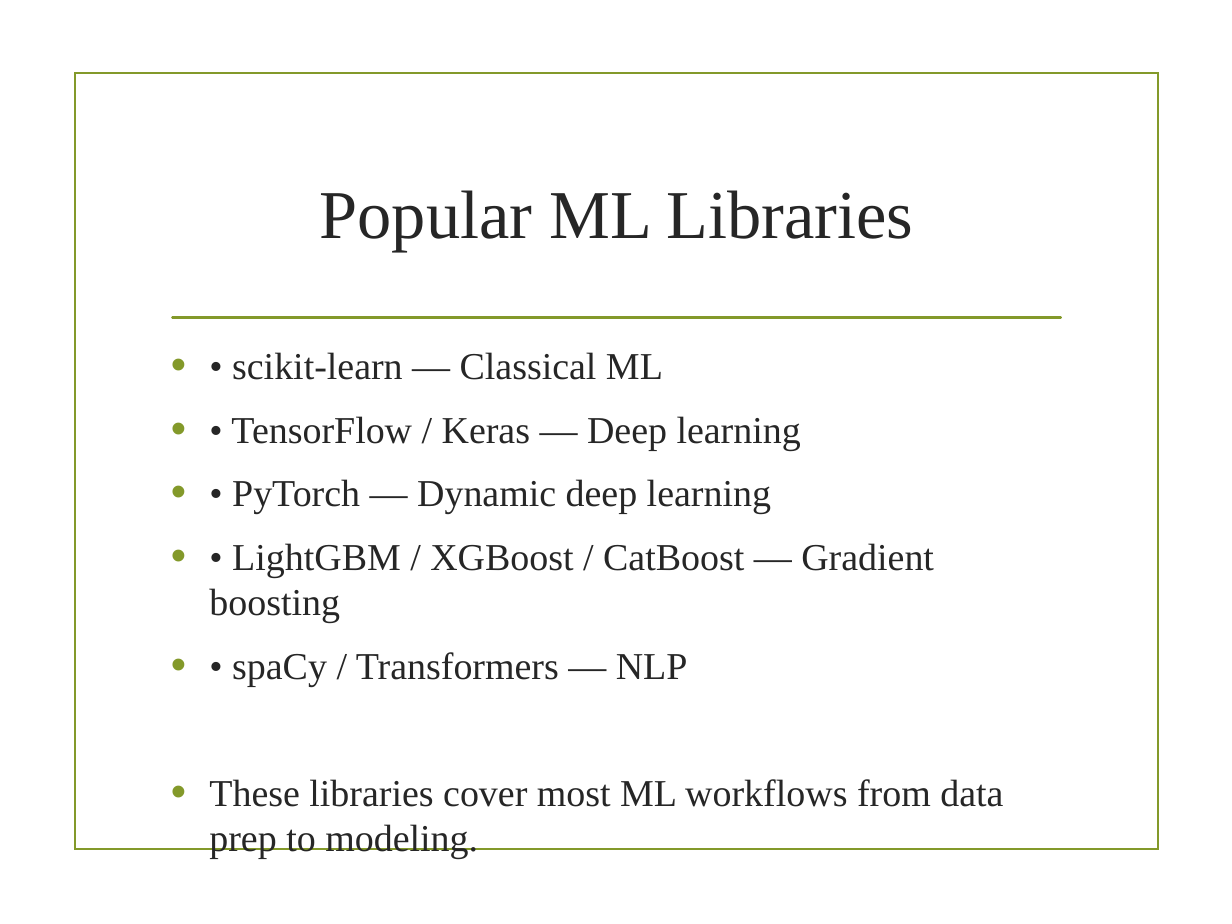
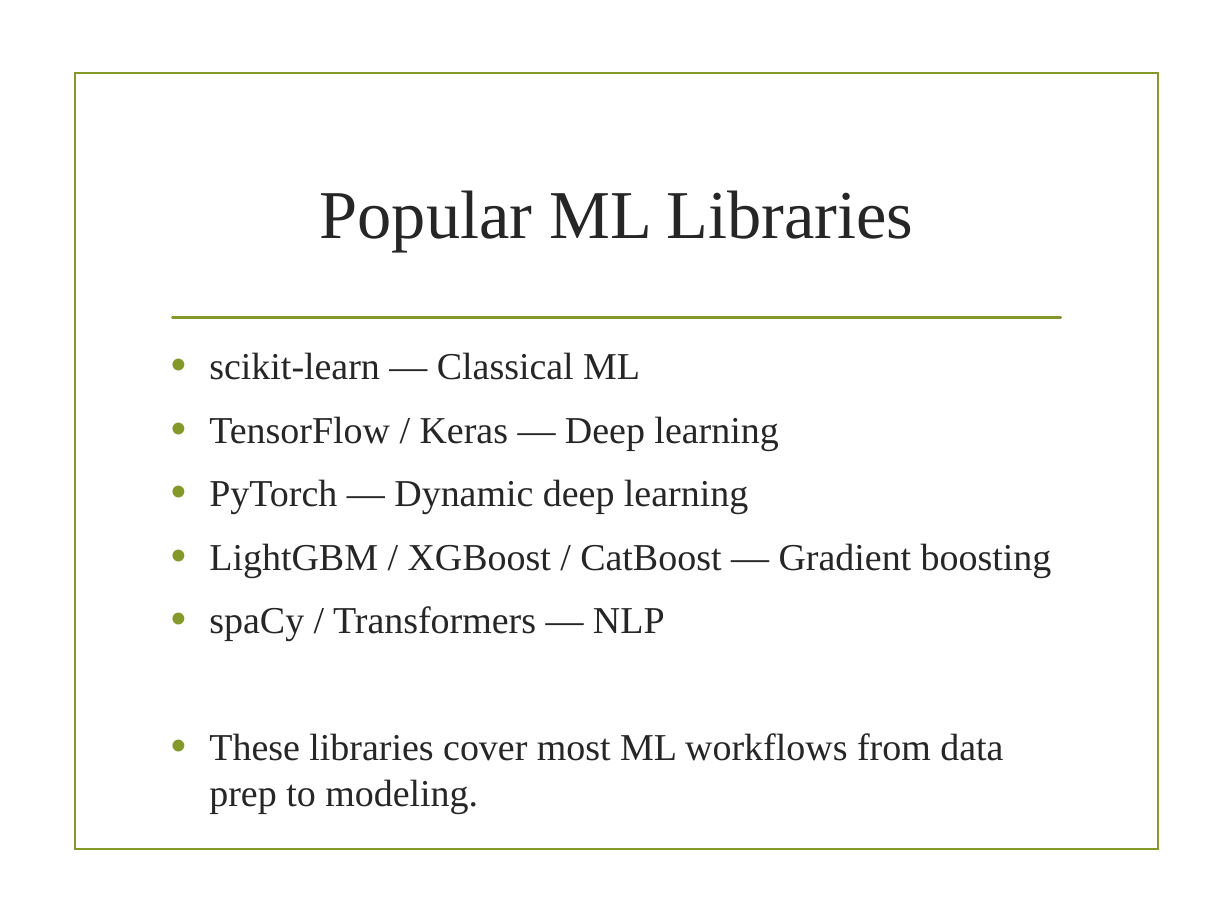
Before and after one commit to gecezeeshan/QuickRef, a slide deck: slide 23 of DataScience/Machine_Learning_Overview.pptx (slide 11 before the commit). Drawn at 1232x924 pixels with LibreOffice and Linux fonts; fonts in the diff are those of the drawing; background and template pictures are left out. Boxes give left, top, right and bottom in pixels: in the first picture for what was removed or moved away, otherwise in the second. Text is boxed around its words. In the diff, an @@ line names an element or a change of style, - is before the commit and + after.

```diff
--- a/DataScience/Machine_Learning_Overview.pptx
+++ b/DataScience/Machine_Learning_Overview.pptx
@@ text at [209, 352, 1052, 641]: text changed @@
-• • scikit-learn — Classical ML
-• • TensorFlow / Keras — Deep learning
-• • PyTorch — Dynamic deep learning
-• • LightGBM / XGBoost / CatBoost — Gradient boosting
-• • spaCy / Transformers — NLP
+• scikit-learn — Classical ML
+• TensorFlow / Keras — Deep learning
+• PyTorch — Dynamic deep learning
+• LightGBM / XGBoost / CatBoost — Gradient boosting
+• spaCy / Transformers — NLP
```
Also in this commit, not shown: 4 other slides changed, 13 slides added, 1 slide removed, 4 other files.
